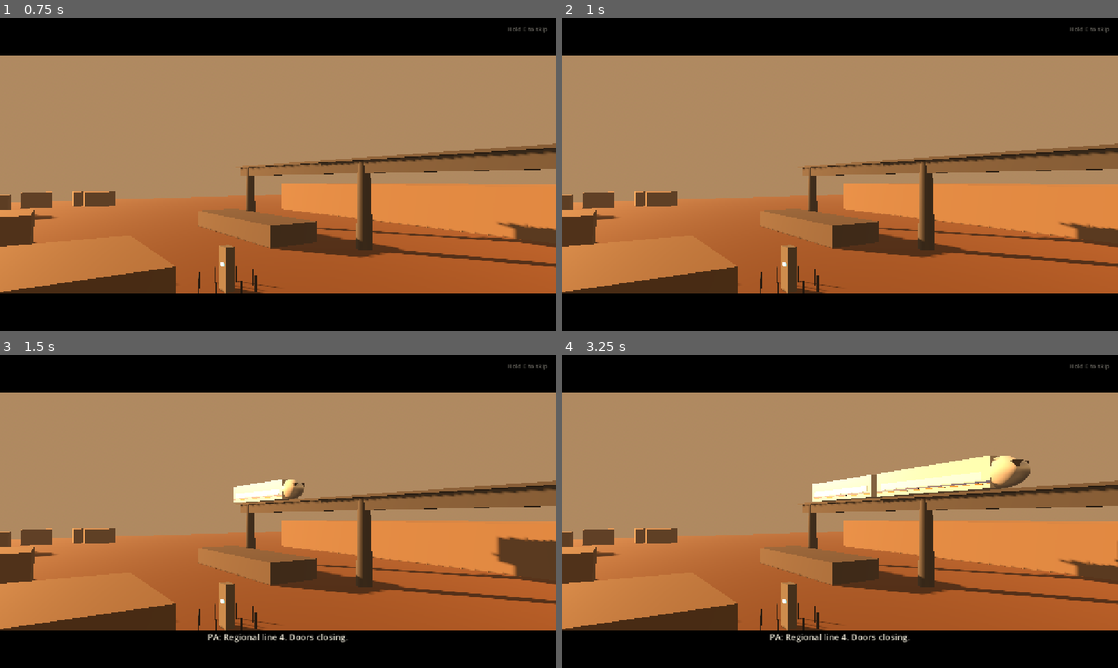
Above: before the commit, frames 1-4 (two rows, left to right).
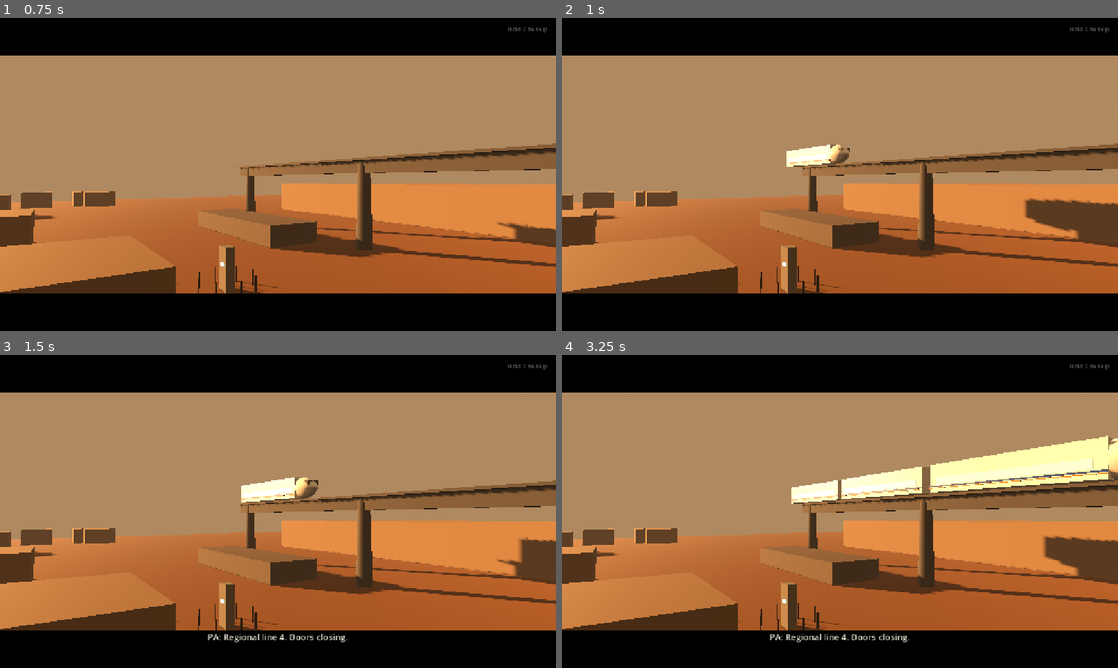
Above: after the commit, the same moments.

Repository: gustaveems/fleeting-utility
Game: Godot game, scene res://scenes/boot.tscn
The game is run twice, just before and just after one commit, with the same random seed, the same clock (stepped at 60 frames per second) and the same inputs.
Inputs (mouse positions are in pixels of both pictures, inside the frame that each line leads up to):
- Up to frame 1 (0.75 s): click "New Game" at 0.5 s
- Up to frame 2 (1 s): no input
- Up to frame 3 (1.5 s): move the mouse to (400, 495) at 1.27 s; hold D (move_east) from 1.28 s (still down); tap N (dev_dreamscape) at 1.35 s; click (400, 495) at 1.42 s
- Up to frame 4 (3.25 s): release D (move_east) at 2 s; drag from (728, 527) to (812, 574) at 2.02 s; move the mouse to (895, 442) at 2.77 s; hold D (move_east) from 2.78 s (still down); tap E (interact) at 2.85 s

Frame 1 is identical in both runs. In frame 2, 2.0% of the frame differs, in the area x 40-100%, y 40-71%; in frame 3, 0.8%; in frame 4, 4.5%, in the area x 41-100%, y 25-68%.

Commit message:
fix: prologue glides ride with the train, one train speed, he crosses the whole street, brisker walk
Co-Authored-By: Claude Opus 5.5 <noreply@anthropic.com>

Diff:
--- a/src/bootstrap/prologue.gd
+++ b/src/bootstrap/prologue.gd
@@ -59,6 +59,9 @@
 var _blend_from: Transform3D
 var _blend_fov_from: float = 60.0
 var _blend_dur: float = 0.0
+## For glides into a train-riding shot: the carriage the start pose rides with, so the
+## glide only changes framing and never has to chase the moving train.
+var _blend_car: Node3D
 ## The third-person rig's smoothed position (kept apart from the blended camera).
 var _follow_pos: Vector3
 var _follow_snap: bool = true
@@ -150,6 +153,10 @@
 	var mode: PrologueScript.Mode = shot["mode"]
 	# Glide from wherever the camera is, unless this shot cuts (or it is the first).
 	_blend_from = _camera.global_transform
+	_blend_car = null
+	if mode == PrologueScript.Mode.EXT_FOLLOW:
+		_blend_car = _carriages[int(shot.get("car", 0))]
+		_blend_from = _blend_car.global_transform.affine_inverse() * _blend_from
 	_blend_fov_from = _camera.fov
 	var cut: bool = index == 0 or shot.get("cut", false)
 	_blend_dur = 0.0 if cut else float(shot.get("blend", DEFAULT_BLEND))
@@ -203,8 +210,11 @@
 	_camera.fov = fov
 	if shot_time < _blend_dur:
 		var t := shot_time / _blend_dur
-		t = 1.0 - (1.0 - t) * (1.0 - t)  # glide: fast off the mark, settling at the end
-		_camera.global_transform = _blend_from.interpolate_with(_camera.global_transform, t)
+		t = t * t * (3.0 - 2.0 * t)
+		var from := _blend_from
+		if _blend_car != null:
+			from = _blend_car.global_transform * _blend_from
+		_camera.global_transform = from.interpolate_with(_camera.global_transform, t)
 		_camera.fov = lerpf(_blend_fov_from, fov, t)
 
 
--- a/src/data/prologue_script.gd
+++ b/src/data/prologue_script.gd
@@ -66,7 +66,7 @@
 const TITLE := "FLEETING UTILITY"
 
 ## His walking pace (m/s), and where (walk fraction) the walk hands to the door shot.
-const WALK_SPEED := 1.7
+const WALK_SPEED := 2.3
 const WALK_END := 0.9
 ## The walk's camera marks (metres along his path): the top view starts this far up the
 ## median, and third person returns this far before the corner.
@@ -74,8 +74,8 @@
 const BACK_BEFORE_CORNER := 3.0
 
 
-## The shot list. `d` = [train distance at start, at end]. The train runs at a steady
-## ~15 m/s out of the town, then ~20–22 m/s wherever it is seen from outside.
+## The shot list. `d` = [train distance at start, at end]. The train runs at one steady
+## ~19–20 m/s wherever it is seen from outside.
 static func shots() -> Array[Dictionary]:
 	# Walk marks come from the avenue's path (metres → fractions and durations).
 	var total := PrologueAvenue.walk_length()
@@ -90,7 +90,7 @@
 			"name": "town_establishing",
 			"mode": Mode.EXT_FIXED,
 			"dur": 8.0,
-			"d": [0.0, 120.0],
+			"d": [0.0, 150.0],
 			"cam": Vector3(-560, 9, 34),
 			"look": Vector3(-610, 10, 0),
 			"fov": 50.0,
@@ -102,7 +102,7 @@
 			"mode": Mode.EXT_FOLLOW,
 			"dur": 8.0,
 			"blend": 3.0,
-			"d": [120.0, 290.0],
+			"d": [150.0, 300.0],
 			"cam": [Vector3(9, 1.5, -14), Vector3(10, 3.0, 34)],
 			"look": "train",
 			"fov": 55.0,
@@ -111,9 +111,9 @@
 		{
 			"name": "tunnel",
 			"mode": Mode.EXT_FOLLOW,
-			"dur": 5.0,
+			"dur": 5.5,
 			"blend": 2.0,
-			"d": [290.0, 400.0],
+			"d": [300.0, 410.0],
 			"cam": [Vector3(0, 3.6, 30), Vector3(0, 3.0, 18)],
 			"look": "train",
 			"fov": 60.0,
@@ -124,7 +124,7 @@
 			"mode": Mode.EXT_PATH,
 			"dur": 6.0,
 			"cut": true,
-			"d": [400.0, 520.0],
+			"d": [410.0, 530.0],
 			"cam": [Vector3(-60, 230, 330), Vector3(-20, 150, 200)],
 			"look": Vector3(40, 15, -30),
 			"fov": 55.0,
@@ -137,7 +137,7 @@
 			"mode": Mode.EXT_FOLLOW,
 			"dur": 8.0,
 			"cut": true,  # a glide down from the aerial would pass through the towers
-			"d": [520.0, 680.0],
+			"d": [530.0, 690.0],
 			"car": 1,
 			"cam":
 			[Vector3(-9, 2.2, 6), Vector3(-2.5, 1.7, 2), Vector3(2.5, 1.7, -1), Vector3(9, 3, -3)],
@@ -158,7 +158,7 @@
 			"mode": Mode.INTERIOR,
 			"dur": 8.0,
 			"cut": true,
-			"d": [680.0, 760.0],
+			"d": [690.0, 770.0],
 			"cam": [Vector3(0.45, 1.75, -8.2), Vector3(0.5, 1.68, 1.2), Vector3(1.0, 1.9, 3.7)],
 			"look": [Vector3(0.2, 1.4, 8.0), Vector3(0.9, 1.0, 4.6), Vector3(0.77, 0.92, 4.55)],
 			"gaze": "phone",
@@ -169,9 +169,9 @@
 		{
 			"name": "colossus_reveal",
 			"mode": Mode.EXT_PATH,
-			"dur": 6.0,
-			"cut": true,
-			"d": [760.0, 880.0],
+			"dur": 5.5,
+			"cut": true,
+			"d": [770.0, 880.0],
 			"cam": [Vector3(150, 20, 120), Vector3(172, 26, 98)],
 			"look": Vector3(230, 30, 30),
 			"fov": 48.0,
@@ -193,7 +193,7 @@
 		{
 			"name": "descent",
 			"mode": Mode.EXT_FOLLOW,
-			"dur": 6.0,
+			"dur": 6.4,
 			"blend": 1.5,
 			"d": [980.0, END_OF_LINE],
 			"cam": Vector3(10, 30, 34),
@@ -214,18 +214,6 @@
 			"lines": [[1.0, "SPEAKER: Residents remain on their side of the line."]],
 		},
 		{
-			# He waits at the curb; a car rides past, then ten people cross to the metro.
-			"name": "curb_wait",
-			"mode": Mode.WALK_FOLLOW,
-			"dur": 7.0,
-			"blend": 2.0,
-			"d": [END_OF_LINE, END_OF_LINE],
-			"w": [curb / total, curb / total],
-			"fov": 58.0,
-			"events": [[0.2, "car"], [3.6, "crowd"]],
-			"lines": [],
-		},
-		{
 			"name": "avenue_walk",
 			"mode": Mode.WALK_FOLLOW,
 			"dur": (top_from - curb) / WALK_SPEED,
@@ -233,6 +221,8 @@
 			"d": [END_OF_LINE, END_OF_LINE],
 			"w": [curb / total, top_from / total],
 			"fov": 58.0,
+			# The crowd crosses to the metro against him; the car rides past behind him.
+			"events": [[0.0, "crowd"], [5.5, "car"]],
 			"lines": [[3.0, "VENDOR: Focus! Fresh focus, cheap, cheaper than theirs."]],
 		},
 		{
--- a/src/presentation/prologue_avenue.gd
+++ b/src/presentation/prologue_avenue.gd
@@ -5,8 +5,8 @@
 ##
 ##   left    the metro's last stretch on its viaduct, in front of massive blocks that hide
 ##           everything behind them
-##   then    he comes down the station stairs (+X) and waits at the curb: a car rides past,
-##           then a group of ten crosses toward the metro, around him
+##   then    he comes down the station stairs (+X) and crosses the whole street, through a
+##           group of ten crossing the other way to the metro; a car rides past behind him
 ##   up      he walks the avenue (−Z) on the glowing median, "DO NOT CROSS THE LINE",
 ##           between the classes, the rundown block on his right; the street is packed
 ##   corner  at the left corner of his street an argument turns into a fight (a shove, a
@@ -20,26 +20,25 @@
 
 ## Emitted when a suit crosses in front of him (tests).
 signal suit_crossed
-## Emitted when the car passes him at the curb (tests).
+## Emitted when the car passes the station crossing (tests).
 signal car_passed
 ## Emitted on the shove that starts the fight (tests).
 signal altercation_started
 
-## His route: platform → top of the stairs → foot of the stairs → the curb (he waits) →
-## the median → the end of the avenue → round the corner → the cross street → his door.
+## His route: platform → top of the stairs → foot of the stairs → the curb → across the
+## street to the rundown side → up the avenue → round the corner → the cross street → his door.
 const PATH: Array[Vector3] = [
 	Vector3(408.5, 6.0, -70),
 	Vector3(411.0, 6.0, -70),
 	Vector3(419.0, 0.24, -70),
 	Vector3(421.8, 0.24, -70.8),
-	Vector3(430.0, 0.05, -74),
-	Vector3(430.0, 0.05, -103),
-	Vector3(433.5, 0.05, -109.5),
+	Vector3(437.0, 0.05, -76),
+	Vector3(437.0, 0.05, -104),
 	Vector3(440.0, 0.05, -111),
 	Vector3(452.0, 0.05, -111),
 	Vector3(452.0, 0.05, -116.5),
 ]
-## PATH index where he waits at the curb, and where he starts turning the corner.
+## PATH index of the curb he steps off, and where he starts turning the corner.
 const CURB := 3
 const CORNER := 5
 
@@ -594,7 +593,7 @@
 	for k in CROWD_SIZE:
 		# Two clusters either side of his line to the median, so they pass around him.
 		var north := k % 2 == 0
-		var z := rng.randf_range(-68.6, -64.5) if north else rng.randf_range(-80.0, -75.8)
+		var z := rng.randf_range(-68.6, -64.5) if north else rng.randf_range(-82.0, -78.2)
 		var at := Vector3(rng.randf_range(431.5, 435.5), 0.05, z)
 		var f := _figure(dresses[k % 3], StreetFigure.Pose.WALK, at, 90.0)
 		f.moving = false
--- a/tools/probe_prologue.gd
+++ b/tools/probe_prologue.gd
@@ -30,8 +30,8 @@
 		return
 	var script := PrologueScript.shots()
 	check(
-		"fifteen shots, ~2 min (%.0f s)" % PrologueScript.total_duration(),
-		script.size() == 15 and absf(PrologueScript.total_duration() - 120.0) < 8.0
+		"fourteen shots, under 2 min (%.0f s)" % PrologueScript.total_duration(),
+		script.size() == 14 and absf(PrologueScript.total_duration() - 103.0) < 8.0
 	)
 	check(
 		"the train stops at the end of the line (%.1f m)" % p.route_length(),
@@ -43,8 +43,8 @@
 		if s["mode"] != PrologueScript.Mode.INTERIOR and float(span[1]) > float(span[0]):
 			speeds.append(roundi((float(span[1]) - float(span[0])) / float(s["dur"])))
 	check(
-		"the train runs steadily wherever it is seen: 15 then ~20 m/s (%s)" % str(speeds),
-		speeds.min() >= 14 and speeds.max() <= 25
+		"the train runs steadily wherever it is seen: one ~20 m/s (%s)" % str(speeds),
+		speeds.min() >= 18 and speeds.max() <= 22
 	)
 	check("first shot already running", p.shot_index == 0)
 	_shots_seen.append(str(script[0]["name"]))
@@ -132,16 +132,15 @@
 		PrologueAvenue.PATH[0].y > 5.0 and PrologueAvenue.PATH[-1].y < 0.5
 	)
 	check("suits cross his path twice (%d)" % crossings[0], crossings[0] == 2)
-	var curb := PrologueAvenue.PATH[PrologueAvenue.CURB]
 	check(
-		"a car rides past while he waits at the curb (%s)" % str(street["car_hero"]),
-		(street["car_hero"] as Vector3).distance_to(curb) < 0.1
+		"he crosses the whole street; the car rides past behind him (%s)" % str(street["car_hero"]),
+		(street["car_hero"] as Vector3).x > PrologueAvenue.CAR_X + 2.0
 	)
 	check("the group of ten crosses to the metro platform", street["crowd"])
 	var fight_hero: Vector3 = street["fight_hero"]
 	check(
 		"the fight starts at the corner, before he turns into his street (%s)" % str(fight_hero),
-		fight_hero != Vector3.ZERO and fight_hero.z < -103.0 and fight_hero.x < 436.0
+		fight_hero != Vector3.ZERO and fight_hero.z > -111.0 and fight_hero.x < 440.0
 	)
 	check(
 		"gaze moments: ad, lease, colossus (%s)" % str(_gazes),
